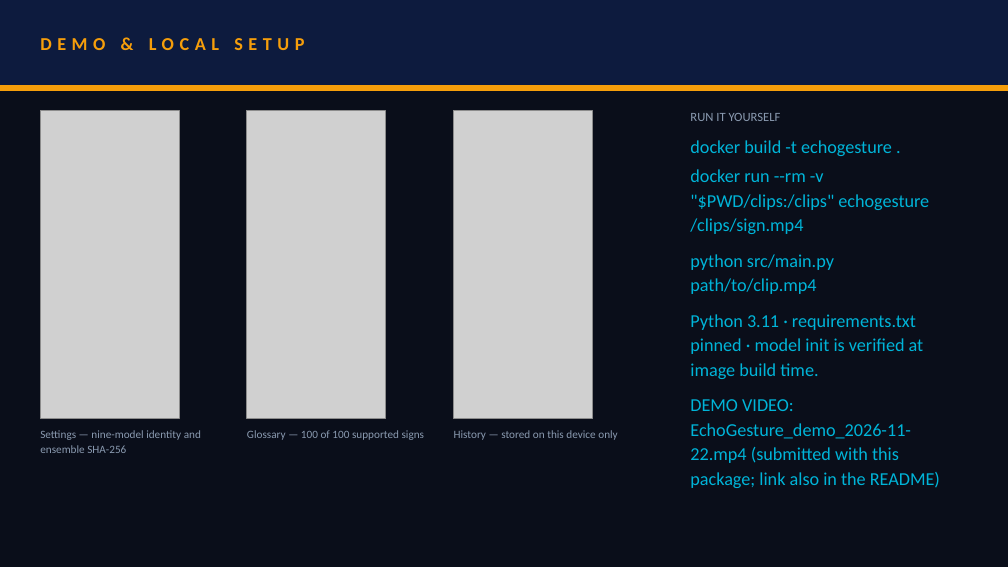
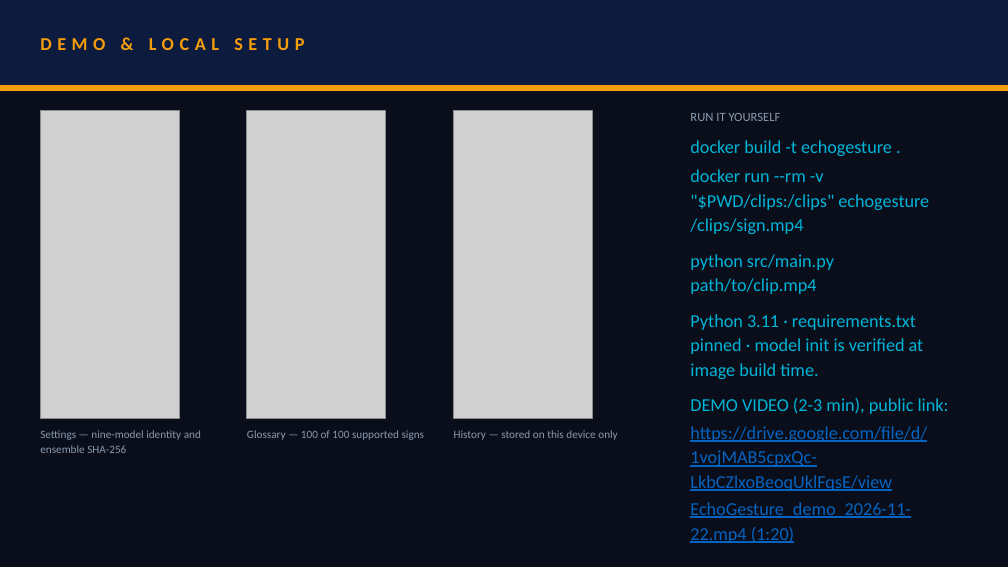
Before and after one commit to dev25bansal-ops/EchoGesture, a slide deck: slide 7 of submission/presentation/VIT_Chennai_Sky_Grazers.pptx. Drawn at 1008x567 pixels with LibreOffice and Linux fonts; fonts in the diff are those of the drawing; grey boxes stand for pictures. Boxes give left, top, right and bottom in pixels: in the first picture for what was removed or moved away, otherwise in the second. Text is boxed around its words. In the diff, an @@ line names an element or a change of style, - is before the commit and + after.

Commit message:
demo: the Drive link is on slide 7 and in the README
The team's own 1:20 recording is uploaded and hosted publicly; an
anonymous GET returns all 6,729,172 bytes as video/mp4 and the hash
matches the local file. The link now appears:

- on slide 7 of the deck, as a clickable hyperlink in the .pptx and as
  a live link annotation in the exported PDF (9 /URI actions verified,
  lowest text 17.9 pt above the page edge)
- in README item 4, replacing the claim that the generated 2:55
  walkthrough was the submission

Both manifests re-verify 12/12 after re-pinning the deck and PDF, whose
bytes changed with the rebuild. The presentation entry's
open_human_inputs is emptied: the team string and the demo link, the
only two entries in it, are both resolved and the resolutions are
recorded beside them. RESULTS.md carried the pre-rename deck hashes and
named the superseded walkthrough as the demo; both corrected there too.

```diff
--- a/submission/presentation/VIT_Chennai_Sky_Grazers.pptx
+++ b/submission/presentation/VIT_Chennai_Sky_Grazers.pptx
@@ text at (690,398,949,543): text changed; text colour #00B4D8 to #0563C1 @@
-DEMO VIDEO: EchoGesture_demo_2026-11-22.mp4 (submitted with this package; link also in the README)
+DEMO VIDEO (2-3 min), public link:
+https://drive.google.com/file/d/1vojMAB5cpxQc-LkbCZlxoBeoqUklFqsE/view
+EchoGesture_demo_2026-11-22.mp4 (1:20)
```
Also in this commit, not shown: 7 other files.
